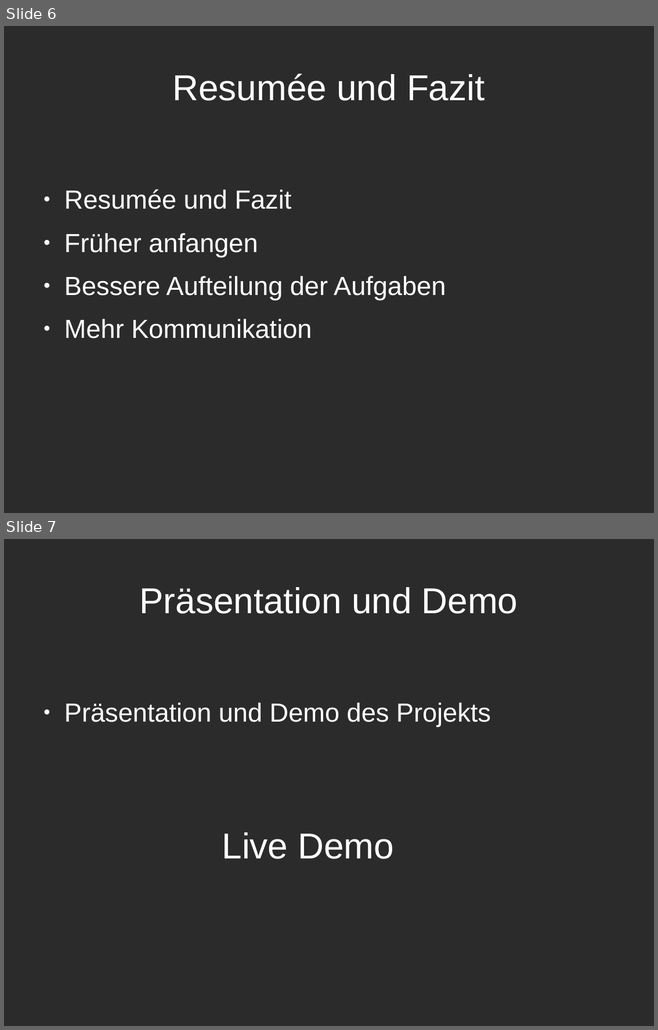
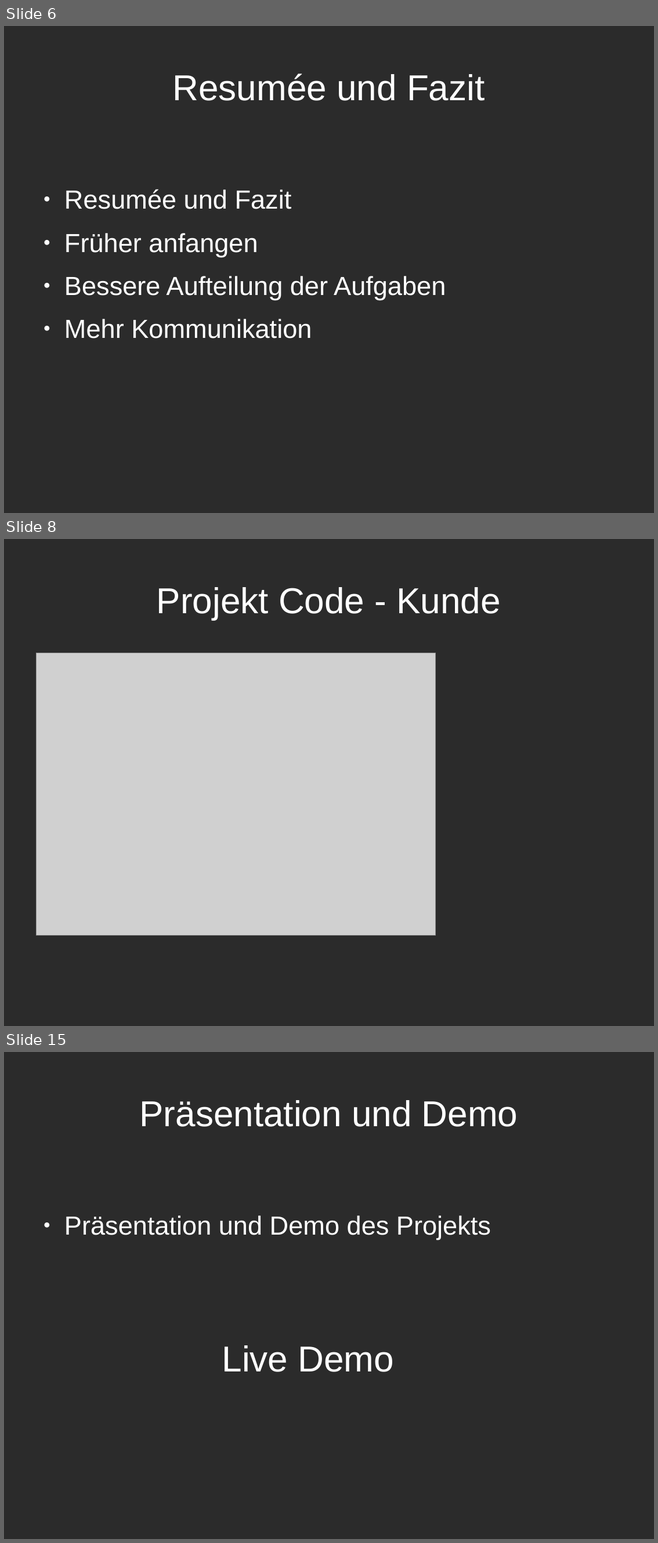
Before and after one commit to mksaf/EX-GSO-SE1, a slide deck: presentation.odp. Shown one above the other, each under a label of ours: slides 6 and 7 before the commit, slides 6, 8 and 15 after it; the slides between them are not shown. The pictures are 658x1030 and 658x1543 pixels, drawn with LibreOffice and Linux fonts; fonts in the diff are those of the drawing; grey boxes stand for pictures; background and template pictures are left out; a plain dark background stands for a picture behind light text. Boxes give left, top, right and bottom in pixels: in the first picture for what was removed or moved away, otherwise in the second. Text is boxed around its words. In the diff, an @@ line names an element or a change of style, - is before the commit and + after.

```diff
--- a/presentation.odp
+++ b/presentation.odp
@@ slide 8 added at [4,539,654,1026], background picture (left out) @@
@@ title added at [157,587,500,620], 44 pt, text #FFFFFF @@
+Projekt Code - Kunde
@@ picture added at [36,653,436,935] @@
@@ what was slide 7 is now slide 15 @@
```
Also in this commit, not shown: 7 other slides added.
